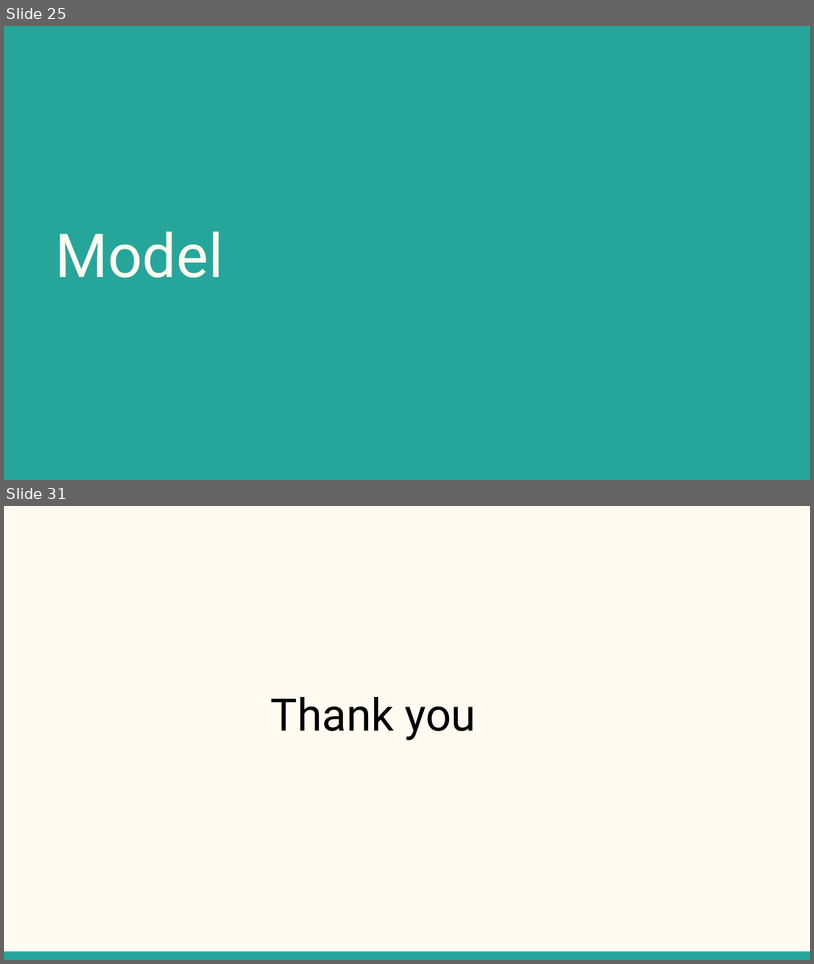
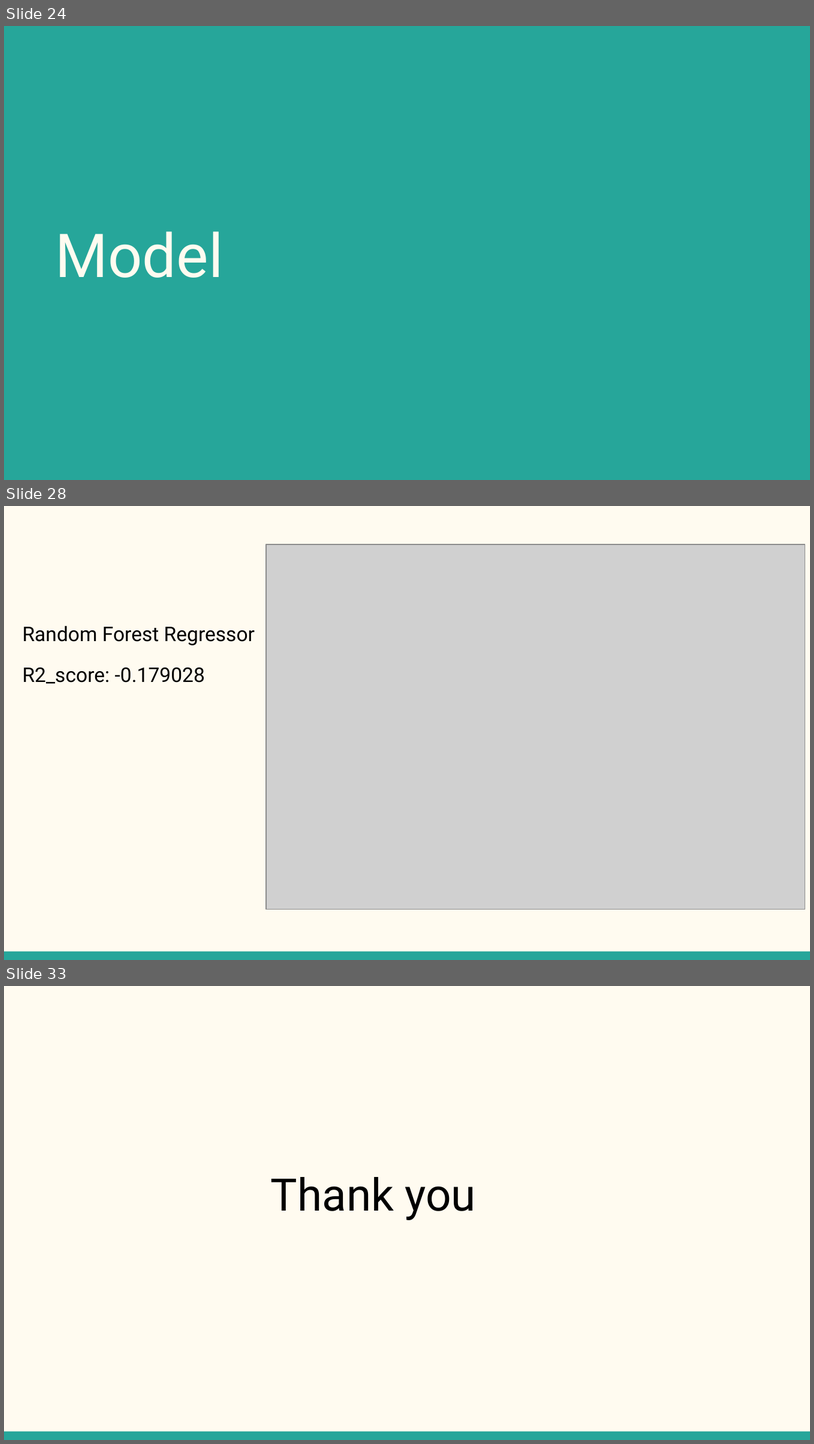
Before and after one commit to harshalad0302/255_project, a slide deck: 255Project- Used Cars.pptx. Shown one above the other, each under a label of ours: slides 25 and 31 before the commit, slides 24, 28 and 33 after it; the slides between them are not shown. The pictures are 814x964 and 814x1444 pixels, drawn with LibreOffice and Linux fonts; fonts in the diff are those of the drawing; grey boxes stand for pictures. Boxes give left, top, right and bottom in pixels: in the first picture for what was removed or moved away, otherwise in the second. Text is boxed around its words. In the diff, an @@ line names an element or a change of style, - is before the commit and + after.

```diff
--- a/255Project- Used Cars.pptx
+++ b/255Project- Used Cars.pptx
@@ slide 28 added at [4,506,810,960], background #FFFBF0; not listed: 1 template element that a slide beside it also shows @@
@@ picture added at [266,545,806,909] @@
@@ text added at [23,625,255,684], 18 pt, text #000000 @@
+Random Forest Regressor
+R2_score: -0.179028
@@ what was slide 25 is now slide 24 @@
@@ what was slide 31 is now slide 33 @@
```
Also in this commit, not shown: 18 slides changed, 2 other slides added, 1 slide removed.
